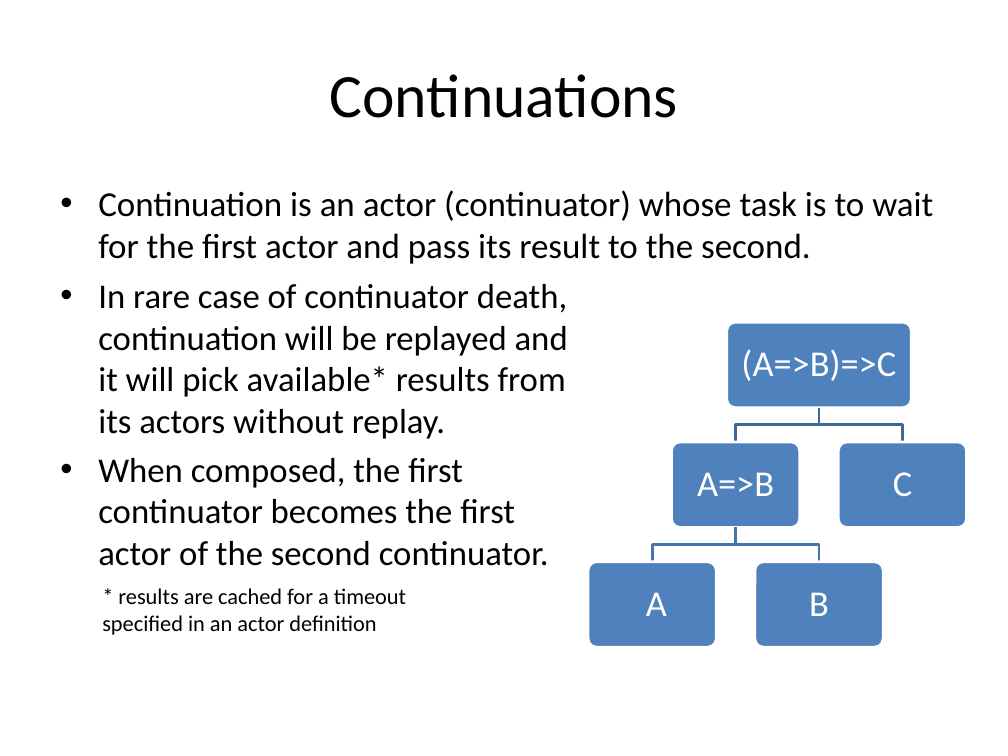
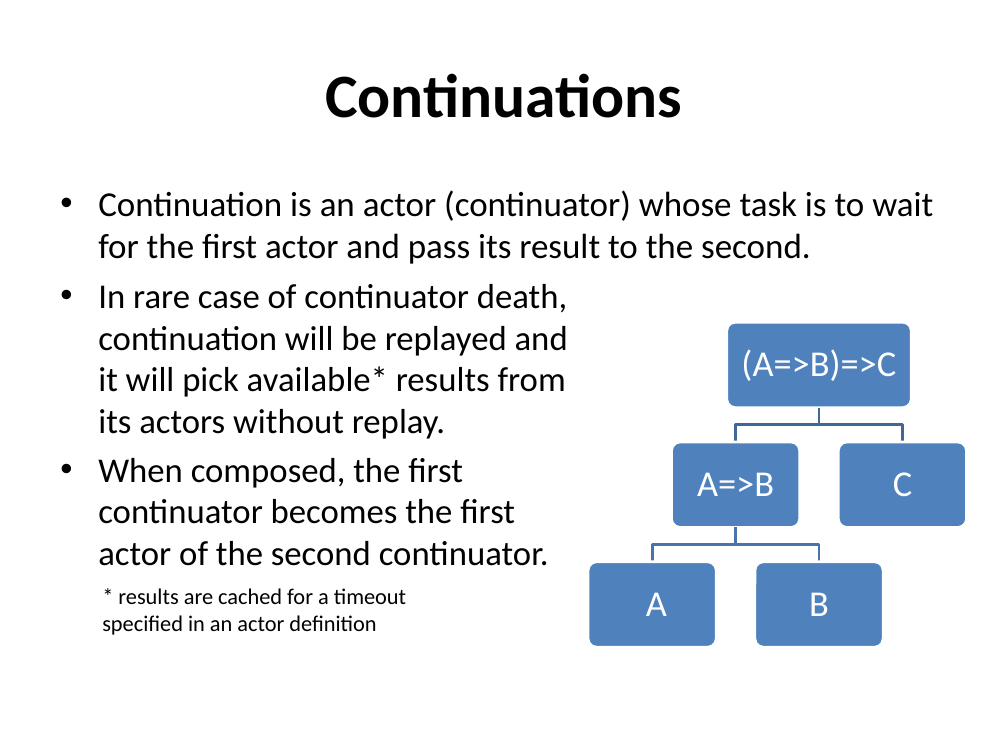
Before and after one commit to buybackoff/Ractor, a slide deck: slide 8 of docs/files/Fredis.pptx (slide 4 before the commit). Drawn at 1008x756 pixels with LibreOffice and Linux fonts; fonts in the diff are those of the drawing. Boxes give left, top, right and bottom in pixels: in the first picture for what was removed or moved away, otherwise in the second. Text is boxed around its words. In the diff, an @@ line names an element or a change of style, - is before the commit and + after.

```diff
--- a/docs/files/Fredis.pptx
+++ b/docs/files/Fredis.pptx
@@ title "Continuations" at (325, 73, 682, 118): bold on @@
```
Also in this commit, not shown: 4 other slides changed, 8 slides added, 13 other files.
